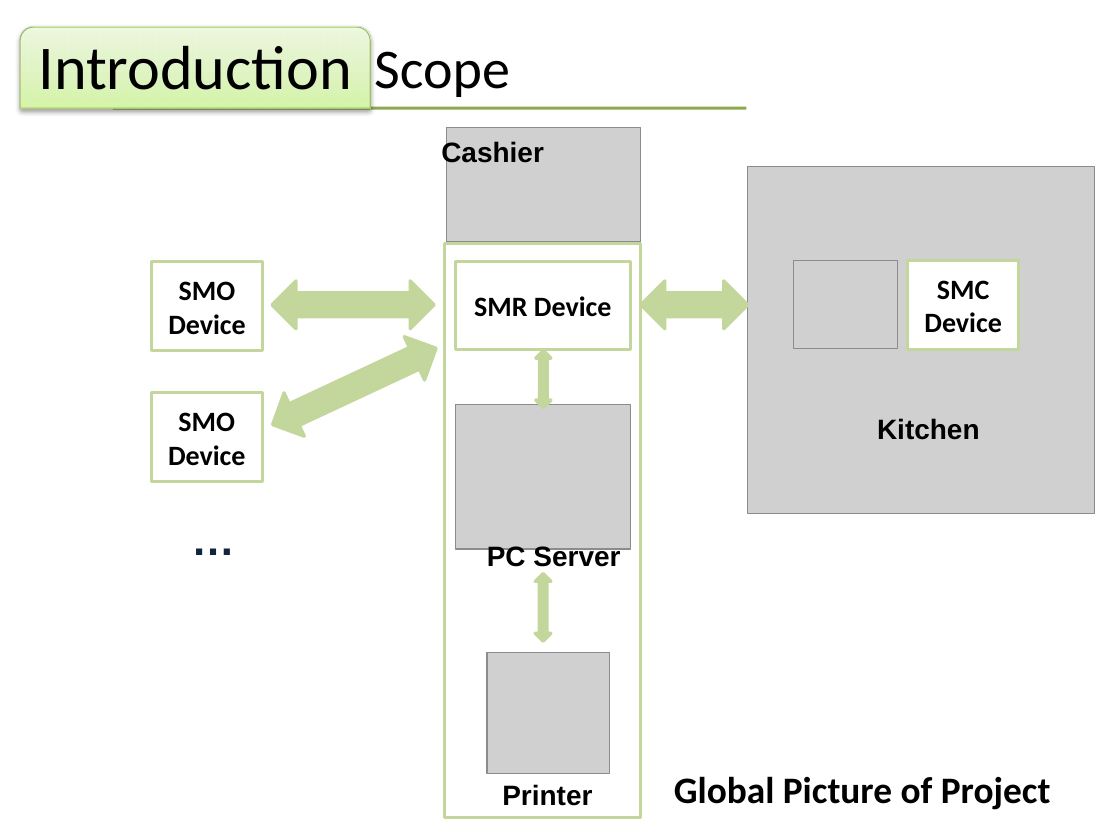
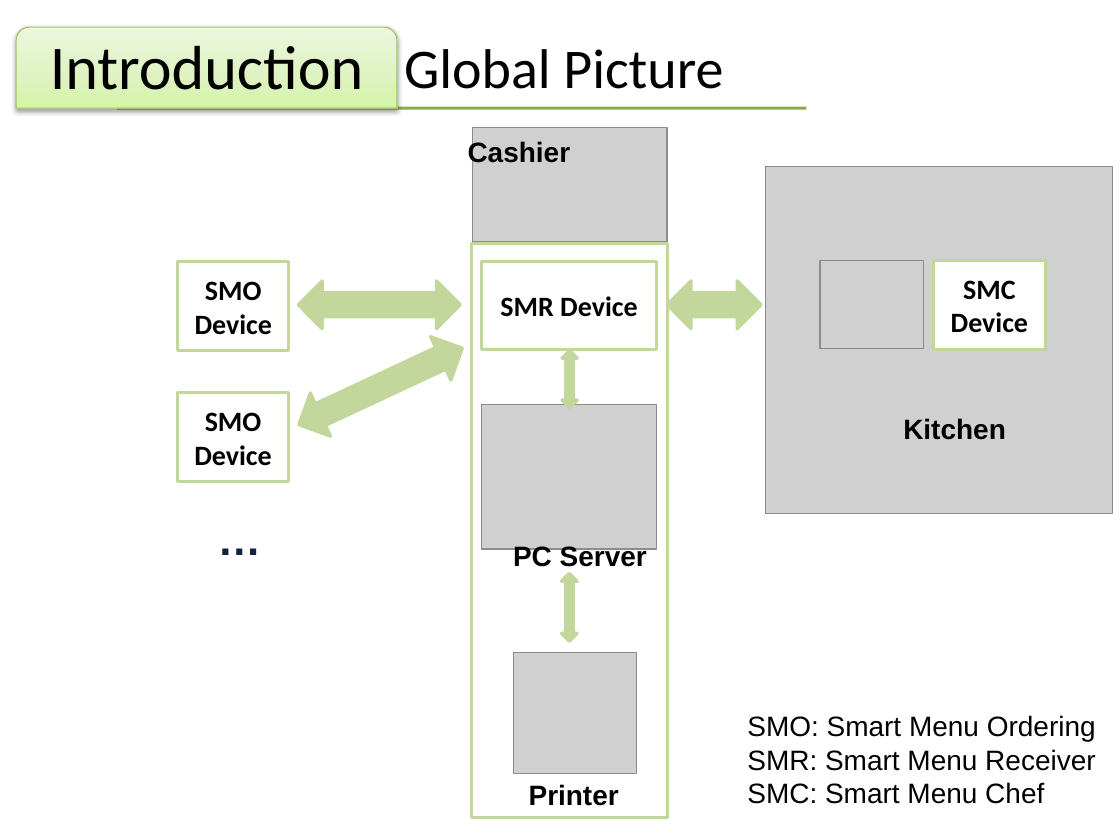
Before and after one commit to thanhlcm90/smart-menu-solution, a slide deck: slide 10 of Documents/Other Docs/SMS Group - Slide Thẩm định đồ án.pptx. Drawn at 1120x840 pixels with LibreOffice and Linux fonts; fonts in the diff are those of the drawing; grey boxes stand for pictures; background and template pictures are left out. Boxes give left, top, right and bottom in pixels: in the first picture for what was removed or moved away, otherwise in the second. Text is boxed around its words. In the diff, an @@ line names an element or a change of style, - is before the commit and + after.

```diff
--- a/Documents/Other Docs/SMS Group - Slide Thẩm định đồ án.pptx
+++ b/Documents/Other Docs/SMS Group - Slide Thẩm định đồ án.pptx
@@ round same rect resized from (x1=20, y1=27, x2=371, y2=108) to (x1=16, y1=27, x2=396, y2=108) @@
@@ text "Global Picture" at (x1=404, y1=49, x2=723, y2=89): vertical alignment top to bottom @@
@@ text "Introduction" moved from (x1=38, y1=45, x2=351, y2=90) to (x1=50, y1=45, x2=363, y2=90) @@
@@ text removed at (x1=374, y1=51, x2=510, y2=97) @@
-Scope
@@ text at (x1=404, y1=49, x2=723, y2=89): text changed; size 24 to 36 pt; bold off @@
-Global Picture of Project
+Global Picture
@@ line moved from (113, 109) - (746, 109) to (116, 109) - (806, 109) @@
@@ picture moved from (x1=748, y1=167, x2=1095, y2=514) to (x1=765, y1=167, x2=1112, y2=514) @@
@@ 5 rectangles, 5 texts, 4 pictures, 4 left right arrows moved together from (x1=151, y1=128, x2=1018, y2=818) to (x1=177, y1=128, x2=1045, y2=818) @@
@@ left right arrow resized from (x1=641, y1=281, x2=747, y2=329) to (x1=668, y1=281, x2=762, y2=329) @@
@@ text added at (x1=747, y1=715, x2=1096, y2=804), 18 pt, text #000000 @@
+SMO: Smart Menu Ordering
+SMR: Smart Menu Receiver
+SMC: Smart Menu Chef
```
Also in this commit, not shown: 5 other slides changed.
